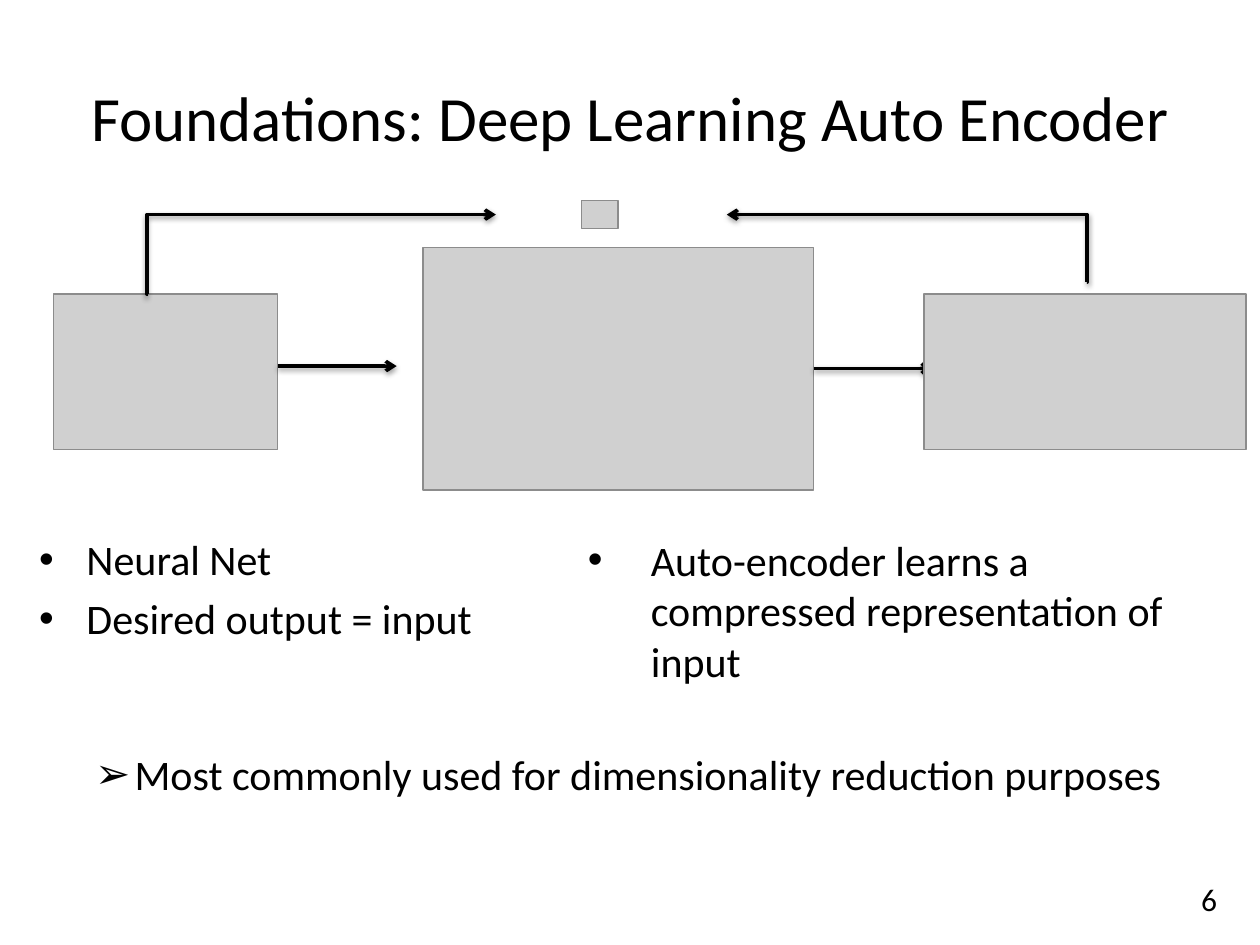
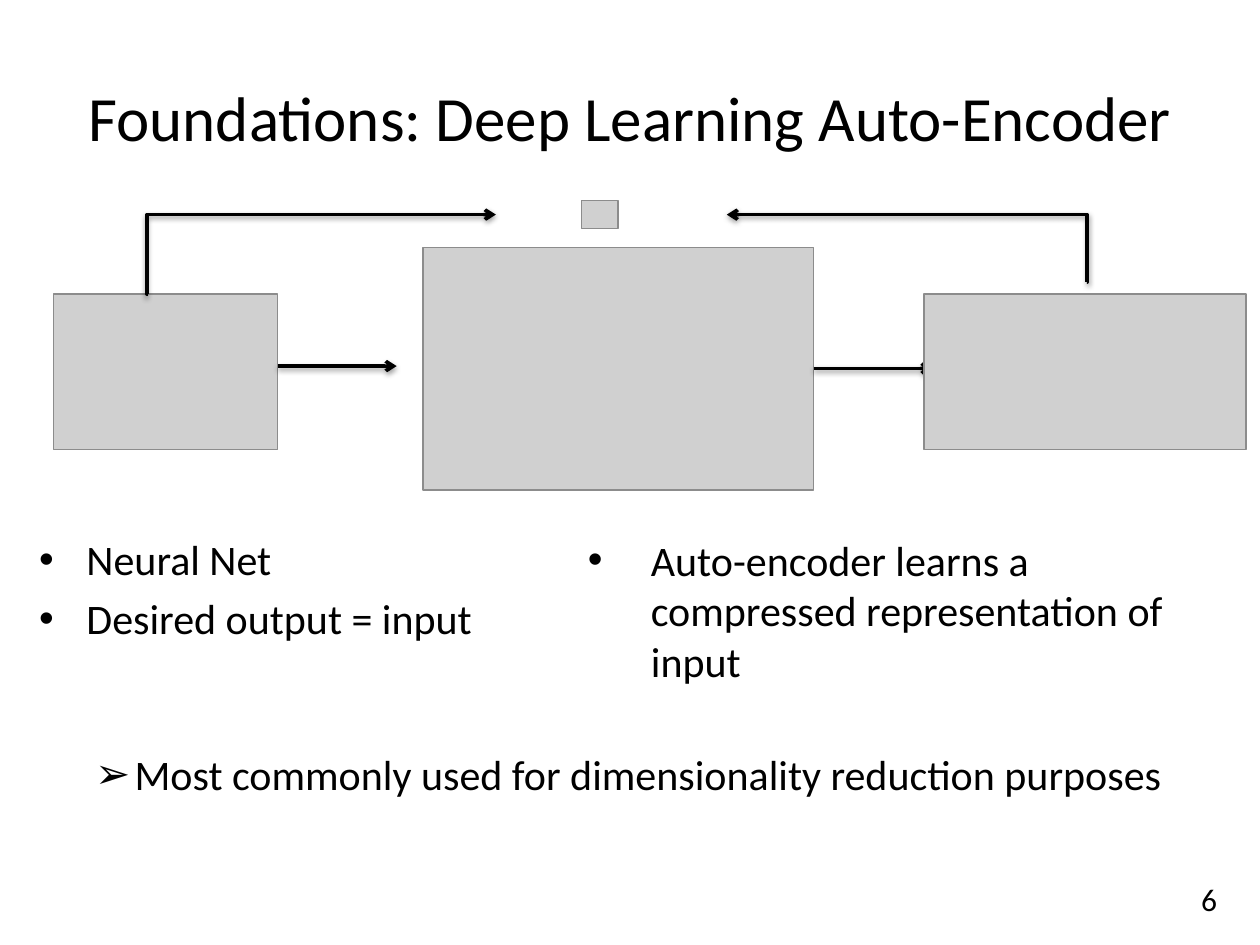
Before and after one commit to peterschrott/axa-driver-telematics, a slide deck: slide 7 of report/02-presentation/presentation.pptx. Drawn at 1260x945 pixels with LibreOffice and Linux fonts; fonts in the diff are those of the drawing; grey boxes stand for pictures. Boxes give left, top, right and bottom in pixels: in the first picture for what was removed or moved away, otherwise in the second. Text is boxed around its words. In the diff, an @@ line names an element or a change of style, - is before the commit and + after.

```diff
--- a/report/02-presentation/presentation.pptx
+++ b/report/02-presentation/presentation.pptx
@@ title at (x1=89, y1=97, x2=1171, y2=152): text changed @@
-Foundations: Deep Learning Auto Encoder
+Foundations: Deep Learning Auto-Encoder
```
Also in this commit, not shown: 2 other slides changed, 1 other file.
